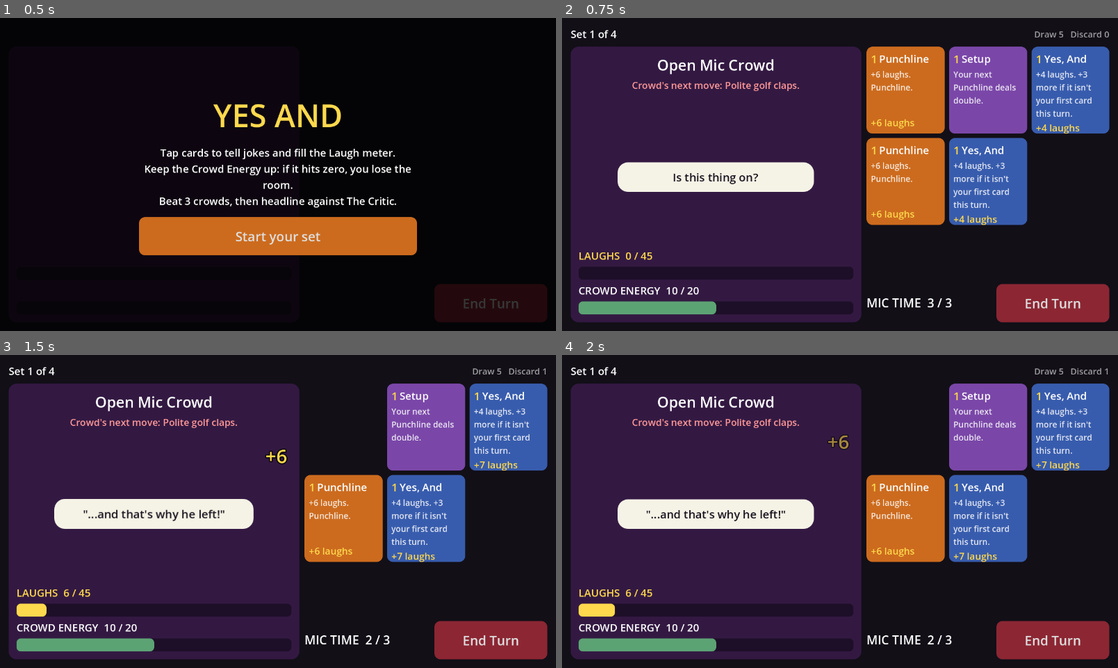
Above: before the commit, frames 1-4 (two rows, left to right).
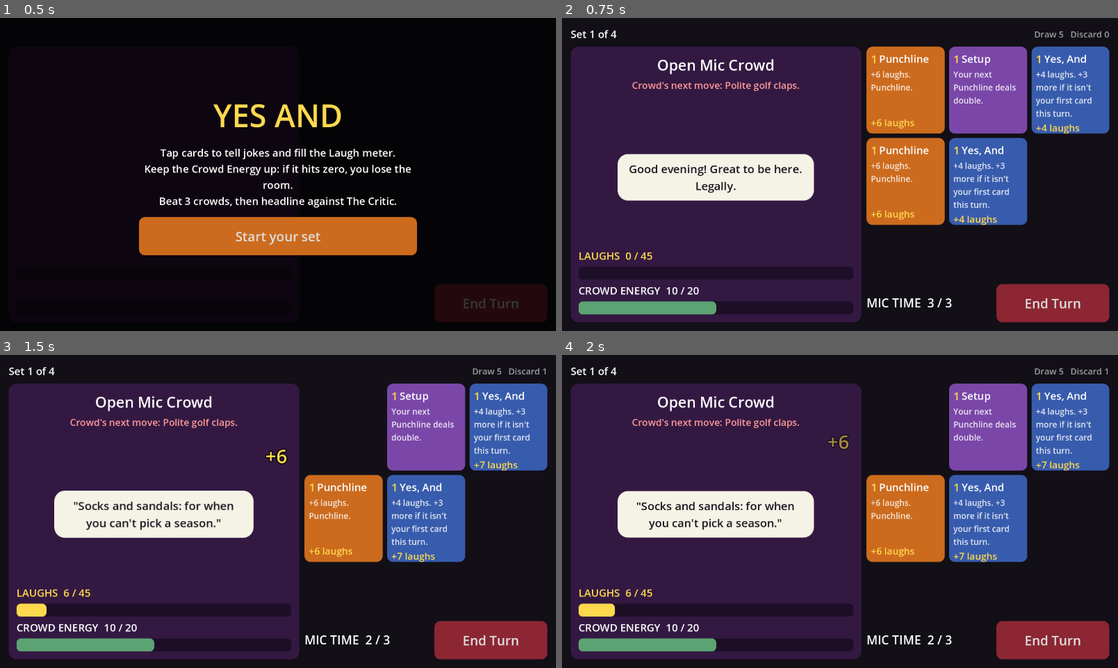
Above: after the commit, the same moments.

Repository: humble-house-studios/killin-in-comedy
Game: Godot game, scene res://scenes/main.tscn
Same seed, same stepped clock (60 frames per second), same inputs: the game is played once before the commit and once after it.
Inputs (mouse positions are in pixels of both pictures, inside the frame that each line leads up to):
- Up to frame 1 (0.5 s): no input
- Up to frame 2 (0.75 s): click "Start your set" at 0.5 s
- Up to frame 3 (1.5 s): click (344, 426) at 1.27 s
- Up to frame 4 (2 s): no input

Frame 1 is identical in both runs. In frame 2, 2.7% of the frame differs, in the area x 10-46%, y 43-59%; in frame 3, 3.0%, in the area x 9-46%, y 43-59%; in frame 4, 2.9%.

Commit message:
Joke book: 45 two-part jokes, 36 one-liners, crowd work per audience
data/jokes.gd holds ~190 lines; engine/patter.gd picks them without
repeats across the run. Setup cards start a joke the next Punchline
finishes, Callback names a topic joked about earlier in the set, and Crowd
Work has lines written for each audience. Tested in test_patter.gd.

Co-Authored-By: Claude Opus 5.5 <noreply@anthropic.com>
Claude-Session: https://claude.ai/code/session_01H22Nct3UunEBMaZrayW5Lb

Diff:
--- /dev/null
+++ b/data/jokes.gd
@@ -0,0 +1,260 @@
+class_name Jokes
+## Everything the comedian can say. Patter (res://engine/patter.gd) picks from
+## these without repeats. Add lines freely; keep them short enough for a bubble.
+
+## Two-part jokes: a Setup card says `setup`, the next Punchline says `punch`.
+## `topic` is what a later Callback can bring back.
+const JOKES := [
+	{topic = "my landlord", setup = "My landlord said he'd fix the heat by Friday.", punch = "He didn't say which Friday. Or which century."},
+	{topic = "the gym", setup = "I joined a gym to meet new people.", punch = "Now I avoid eye contact with forty strangers at once."},
+	{topic = "my phone", setup = "My phone counts how many steps I take.", punch = "Yesterday it sent one notification: 'buddy...'"},
+	{topic = "my grandma", setup = "My grandma just learned to text.", punch = "Every message ends 'Love, Grandma,' like a letter from the war."},
+	{topic = "the dentist", setup = "My dentist asks questions with both hands in my mouth.", punch = "Then she's annoyed when I say 'aaargh.' That IS my answer, Linda!"},
+	{topic = "my cat", setup = "My cat knocks things off the table on purpose.", punch = "She's not a pet. She's a tiny physics teacher."},
+	{topic = "self checkout", setup = "Self checkout keeps saying 'unexpected item in bagging area.'", punch = "Same, machine. That's me at every party."},
+	{topic = "dating apps", setup = "My date said I look different in person.", punch = "I said, 'Yes. Three-dimensional.'"},
+	{topic = "my GPS", setup = "My GPS has a calm British voice.", punch = "So when I miss the exit, it sounds disappointed in me personally."},
+	{topic = "the weather app", setup = "The weather app said zero percent chance of rain.", punch = "So it rained anyway. Just to prove a point."},
+	{topic = "my roommate", setup = "My roommate labels all his food.", punch = "I found a sticky note on an egg that said 'I counted.'"},
+	{topic = "flat-pack furniture", setup = "I built flat-pack furniture all by myself.", punch = "Three screws left over, and the chair only works emotionally."},
+	{topic = "my dad", setup = "My dad thinks every noise in the car is 'the transmission.'", punch = "It was the radio, Dad. That was a love song."},
+	{topic = "coffee", setup = "I drink five coffees a day.", punch = "I'm not awake. I'm just vibrating at the right frequency."},
+	{topic = "the family group chat", setup = "My family group chat has 200 unread messages.", punch = "All of them are my uncle replying 'ok' to things from 2019."},
+	{topic = "airport security", setup = "Airport security asked if I packed my own bag.", punch = "Sir, look at it. Nobody would HELP me do this."},
+	{topic = "my houseplant", setup = "I bought a plant to prove I'm responsible.", punch = "It died. Now I have a tiny brown reminder that I'm not."},
+	{topic = "my boss", setup = "My boss says 'we're a family here.'", punch = "Which explains why nobody talks at dinner and someone's crying."},
+	{topic = "the microwave", setup = "The microwave says two minutes.", punch = "Longest two minutes of my life. I've had shorter relationships."},
+	{topic = "my smart speaker", setup = "I asked my smart speaker to play something relaxing.", punch = "It read out my bank balance. Very slowly."},
+	{topic = "my mom", setup = "My mom only calls to ask how to use her phone.", punch = "Which she does... from her phone."},
+	{topic = "camping", setup = "My friends invited me camping.", punch = "Sleeping on the ground on purpose? We invented beds, Kevin!"},
+	{topic = "online reviews", setup = "I read every review before I buy anything.", punch = "Four hours to choose a spatula. It's fine. It's a spatula."},
+	{topic = "the bank", setup = "My bank flagged suspicious activity on my card.", punch = "Someone bought a salad. They knew it wasn't me."},
+	{topic = "my old car", setup = "My car is so old...", punch = "The check engine light is just a candle."},
+	{topic = "babies", setup = "My friend had a baby and now only talks about sleep.", punch = "She describes four hours of sleep like a beach vacation."},
+	{topic = "passwords", setup = "Every website wants a stronger password.", punch = "Capital letter, number, symbol, and a drop of blood."},
+	{topic = "brunch", setup = "Brunch is just breakfast that slept in.", punch = "And charges you nineteen dollars for the privilege."},
+	{topic = "flying", setup = "If I had a superpower, I'd pick flying.", punch = "Not to fight crime. Just to skip traffic. Crime can wait."},
+	{topic = "the bus driver", setup = "The bus driver waited for me today.", punch = "Then closed the door as I got there. Eye contact. The whole time."},
+	{topic = "the Wi-Fi", setup = "My neighbor named his Wi-Fi 'Stop Stealing My Wi-Fi.'", punch = "So I named mine 'No.'"},
+	{topic = "my therapist", setup = "My therapist says I use humor to deflect.", punch = "Which is funny, because... look, a bird!"},
+	{topic = "sushi", setup = "On a first date I tried to eat sushi with chopsticks.", punch = "One piece went flying. She caught it. We're engaged now."},
+	{topic = "my smartwatch", setup = "My smartwatch told me to stand up.", punch = "I said 'you're not my real mom' and sat back down."},
+	{topic = "Mondays", setup = "Mondays are hard.", punch = "Even my alarm clock sounds like it's apologizing."},
+	{topic = "the magician", setup = "I dated a magician once.", punch = "Halfway through dinner, she disappeared. Great trick. I got the bill."},
+	{topic = "pigeons", setup = "Pigeons walk like they've got somewhere to be.", punch = "Where, Gary? You live at the bus stop."},
+	{topic = "my high school reunion", setup = "My high school reunion is next month.", punch = "I've been working out. Mostly my excuses."},
+	{topic = "late fees", setup = "The library charges late fees.", punch = "So my copy of 'How to Save Money' cost me forty bucks."},
+	{topic = "karaoke", setup = "I sang karaoke last night and they asked for an encore.", punch = "Of the silence before I started."},
+	{topic = "salt", setup = "My doctor told me to cut back on salt.", punch = "So now I just cry on my fries. Same thing."},
+	{topic = "the warranty call", setup = "I got a call about my car's extended warranty.", punch = "I don't have a car. I was just flattered someone cared."},
+	{topic = "astronauts", setup = "Astronauts train for years to live in a tiny space with no privacy.", punch = "I call that my first apartment."},
+	{topic = "my neighbor's dog", setup = "My neighbor's dog barks at every leaf.", punch = "Honestly? Same energy I bring to my inbox."},
+	{topic = "the gender reveal", setup = "I went to a gender reveal party.", punch = "The cake was blue. The fire department was also blue."},
+]
+
+## Stand-alone jokes for a Punchline played with no Setup waiting.
+const ONE_LINERS := [
+	{topic = "my alarm", line = "I hit snooze so often my alarm filed a complaint."},
+	{topic = "vegetables", line = "I eat my vegetables. Mostly in pizza form."},
+	{topic = "my bank account", line = "My bank account is a ghost story. Everyone's afraid to look."},
+	{topic = "yoga", line = "I do yoga. Mostly the lying-down part."},
+	{topic = "laundry", line = "My laundry has two settings: clean pile and chair."},
+	{topic = "my memory", line = "I never forget a face. Names, birthdays, why I walked in here..."},
+	{topic = "lost socks", line = "Somewhere there's a planet of lost socks, and it's thriving."},
+	{topic = "my cooking", line = "I cook like a pro. The smoke alarm cheers me on every time."},
+	{topic = "my sleep schedule", line = "My sleep schedule isn't a schedule. It's a rumor."},
+	{topic = "the shower spider", line = "There's a spider in my shower. We've agreed to split the rent."},
+	{topic = "taxes", line = "I did my own taxes. Now I owe money to people I've never met."},
+	{topic = "naps", line = "Naps are just a free trial of being rich."},
+	{topic = "my keys", line = "I lose my keys so often they've got frequent flyer miles."},
+	{topic = "the ocean", line = "The ocean is just a big soup nobody ordered."},
+	{topic = "geese", line = "Geese aren't birds. They're tiny angry landlords with wings."},
+	{topic = "flip phones", line = "Remember flip phones? Hanging up used to feel SO good."},
+	{topic = "penguins", line = "Penguins wear tuxedos every day and still can't get a table."},
+	{topic = "elevator small talk", line = "Elevator small talk is two people agreeing that weather exists."},
+	{topic = "toddlers", line = "Toddlers are tiny drunk bosses with no HR department."},
+	{topic = "my printer", line = "My printer only works when it senses fear."},
+	{topic = "squirrels", line = "Squirrels have the confidence of a guy who owns a boat."},
+	{topic = "'K'", line = "'K' is the scariest letter in the alphabet."},
+	{topic = "my hairline", line = "My hairline is moving out. It didn't even leave a note."},
+	{topic = "board games", line = "Board games are how families find out who'd sell them out."},
+	{topic = "socks and sandals", line = "Socks and sandals: for when you can't pick a season."},
+	{topic = "ghosts", line = "If ghosts are real, why don't they ever help with the dishes?"},
+	{topic = "scented candles", line = "I bought a candle called 'Clean Laundry.' Easier than doing it."},
+	{topic = "online shopping", line = "I add things to my cart just to feel something."},
+	{topic = "my horoscope", line = "My horoscope said 'avoid risks.' So I didn't read the rest."},
+	{topic = "self-help books", line = "I bought a self-help book. Now I need help returning it."},
+	{topic = "bagels", line = "A bagel is a donut that went to law school."},
+	{topic = "the moon", line = "The moon follows me home every night. Romantic? Or a lawsuit?"},
+	{topic = "sneezing", line = "A sneeze is your body yelling 'surprise!' at the worst time."},
+	{topic = "hiccups", line = "Hiccups are just your body buffering."},
+	{topic = "my fridge", line = "I open the fridge every ten minutes like the menu changed."},
+	{topic = "parallel parking", line = "Parallel parking is a twelve-point turn with an audience."},
+]
+
+## Tag card: an add-on to whatever was just said.
+const TAGS := [
+	"...and that was the GOOD news.",
+	"...also, he was a horse.",
+	"...anyway, I'm not allowed back in Ohio.",
+	"...and that's why I can't go to the zoo anymore.",
+	"...true story. Mostly.",
+	"...and my mom still brings it up.",
+	"...the cat was fine. I wasn't.",
+	"...anyway, that was my Tuesday.",
+	"...and the judge laughed too, so.",
+	"...look it up. Actually, don't.",
+]
+
+## Big Finish / Mic Drop when there's no Setup waiting.
+const CLOSERS := [
+	"Thank you, you've been a beautiful crowd!",
+	"And THAT'S my time! Tip your bartenders!",
+	"Goodnight, and remember: never trust a goose!",
+	"I'll be here all week. Mostly because the door's stuck.",
+	"You've been great. I've been... present!",
+	"That's the show! Tell your friends! Tell your enemies!",
+	"I love you all. Except the guy who checked his phone.",
+	"Drive safe! Unless you're a goose. Then walk.",
+]
+
+## Callback: {topic} is something joked about earlier this set.
+const CALLBACKS := [
+	"Remember {topic}? I'm still not over it.",
+	"Speaking of {topic}... we're not done with that.",
+	"Which brings us right back to {topic}!",
+	"Told you {topic} would come back.",
+	"And who was behind it all? {topic}!",
+	"{Topic}, folks. It's always {topic}.",
+	"You know who'd love this? {Topic}.",
+	"This is just like {topic}, but worse.",
+]
+
+## Crowd Work and Read the Room: lines for each audience id, plus any-crowd lines.
+const CROWD_WORK := {
+	"open_mic": [
+		"Who here's also a comedian? ...That's everyone. Great.",
+		"Sir, are you here for the show or the free Wi-Fi?",
+		"Anyone on a first date? Blink twice if you need help.",
+		"Is that a notebook? Steal the bad ones, please.",
+		"Love the energy, all twelve of you!",
+	],
+	"bachelorette": [
+		"Who's the bride? ...Stunning. Also terrifying.",
+		"How long have you been celebrating? ...Since Thursday. Got it.",
+		"Is that a veil or a mosquito net?",
+		"Maid of honor! You're doing great. Drink some water.",
+		"Who's ready to make bad decisions? ...Besides me.",
+	],
+	"tech_conference": [
+		"Who here works in tech? ...Who's pretending not to?",
+		"Sir, is that a lanyard or a leash?",
+		"Anyone have a startup? Don't pitch me. I can see you loading.",
+		"Does anyone actually read the terms and conditions? Liars.",
+		"Raise your hand if your job title has 'ninja' in it.",
+	],
+	"the_critic": [
+		"Is that a notepad? Write down 'devastatingly handsome.'",
+		"You're the critic? Love your work. Mostly the mean parts.",
+		"Give me five stars and I'll stop talking about your hat.",
+		"Don't worry, I'll speak slowly for the review.",
+		"Is that a frown, or is that just your face's default setting?",
+	],
+	"any": [
+		"Where are you folks from? ...Wow. I'm so sorry.",
+		"What do you do for a living? ...Does your mom know?",
+		"How's everyone doing tonight? ...Too honest. Way too honest.",
+		"Front row, you okay? You look like you've seen my dating history.",
+	],
+}
+
+## Lines for other cards, by card id.
+const CARD_LINES := {
+	"opener": [
+		"Is this thing on?",
+		"Good evening! Great to be here. Legally.",
+		"Hello! Wow, you all look... seated!",
+		"Hi! I'm told I have five minutes. Let's see who blinks first.",
+		"Okay, okay, settle down. I haven't done anything yet.",
+	],
+	"yes_and": [
+		"Yes! And the dog is running for mayor now.",
+		"Yes! And that's when the lasagna got involved.",
+		"Yes, and I'd do it again, Your Honor.",
+		"Yes! And somehow it gets weirder.",
+		"Yes, and THEN the mime started talking.",
+		"Yes! And my mom was there. Front row.",
+		"Yes, and that's why I'm banned from the bulk store.",
+		"Yes! And the goat had a lawyer.",
+		"Yes, and the whole time I was in a banana costume.",
+		"Yes! And nobody asked how the horse got upstairs.",
+		"Yes, and that was the GOOD part!",
+		"Yes! And then the pilot said 'hold my coffee.'",
+		"Yes, and I still have the receipt.",
+		"Yes! And then everybody clapped. In a drive-through.",
+		"Yes, and that's how I got a black belt. In karaoke.",
+	],
+	"pause_for_effect": [
+		"...",
+		"*stares into the middle distance*",
+		"*sips water very slowly*",
+		"*long pause* ...yeah.",
+	],
+	"hype_man": [
+		"Make some noise!",
+		"Give it up for yourselves!",
+		"Who's having a good time?!",
+		"Let me hear it for the bartender!",
+	],
+	"second_wind": [
+		"*sips water*",
+		"*deep breath*",
+		"Okay. Okay. I'm back.",
+		"*checks notes, nods confidently*",
+	],
+	"scene_partner": [
+		"Give me a suggestion!",
+		"Somebody shout a location!",
+		"I need a job title! ...Dentist? Great.",
+		"Who wants to be in a scene with me?",
+	],
+	"heighten": [
+		"And it gets WORSE.",
+		"But wait, there's more!",
+		"And then it got BIGGER.",
+		"Okay, now picture that, but on fire.",
+	],
+	"riff": [
+		"Okay, wait, wait...",
+		"Hang on, this just occurred to me...",
+		"Is this a bit? This is a bit now.",
+		"Let me riff on that real quick...",
+	],
+	"crowd_favorite": [
+		"You know this one!",
+		"Here's the one you came for!",
+		"Sing along if you know it!",
+	],
+	"act_out": [
+		"*full body impression*",
+		"*does the walk*",
+		"*plays all five characters*",
+		"*impression of a very angry goose*",
+	],
+	"spit_take": [
+		"*sprays water on the front row*",
+		"*chokes on water, keeps going*",
+		"Sorry, front row! Ponchos are extra.",
+	],
+	"read_the_room": [
+		"Tough crowd? No? Great.",
+		"Okay, I see you. I see ALL of you.",
+		"Let's take the temperature in here...",
+		"Some of you laughed, some of you blinked. I'll take it.",
+	],
+	"rule_of_three": [
+		"Three things: one, two... potato.",
+		"Three rules: stay kind, stay hydrated, stay away from geese.",
+		"I like long walks, sunsets, and leaving parties early.",
+	],
+}
--- /dev/null
+++ b/engine/patter.gd
@@ -0,0 +1,83 @@
+class_name Patter
+extends RefCounted
+## Picks what the comedian says for each card, from res://data/jokes.gd, so
+## lines don't repeat until a pool runs out. A Setup starts a two-part joke
+## that the next Punchline finishes; Callback brings back an earlier topic.
+## Lives for a whole run so later sets get fresh material.
+
+const FALLBACK_CALLBACK := "Remember the guy at the bar?"
+
+var _rng := RandomNumberGenerator.new()
+## Pool name -> indices not yet used this cycle.
+var _bags := {}
+## Jokes set up and waiting for a punchline, oldest first.
+var _pending: Array = []
+## Topics joked about this set, for callbacks.
+var _topics: Array[String] = []
+
+
+func _init(rng_seed := 0) -> void:
+	_rng.seed = rng_seed
+
+
+func start_set() -> void:
+	_pending.clear()
+	_topics.clear()
+
+
+func opener() -> String:
+	return _draw("opener", Jokes.CARD_LINES["opener"])
+
+
+func line_for(card: CardData, audience_id := "") -> String:
+	if card.setups > 0:
+		var joke: Dictionary = _draw("jokes", Jokes.JOKES)
+		_pending.append(joke)
+		return joke.setup
+	if card.is_punchline:
+		return _punchline(card)
+	if card.laughs_per_card_this_set > 0:
+		return _callback()
+	if card.reveals_intent and card.id != "read_the_room":
+		var pool: Array = Jokes.CROWD_WORK.get(audience_id, []) + Jokes.CROWD_WORK["any"]
+		return _draw("crowd_" + audience_id, pool)
+	if Jokes.CARD_LINES.has(card.id):
+		return _draw(card.id, Jokes.CARD_LINES[card.id])
+	return card.line
+
+
+func _punchline(card: CardData) -> String:
+	if not _pending.is_empty():
+		var joke: Dictionary = _pending.pop_front()
+		_topics.append(joke.topic)
+		return joke.punch
+	if card.id == "tag":
+		return _draw("tags", Jokes.TAGS)
+	if card.id == "big_finish" or card.id == "mic_drop":
+		return _draw("closers", Jokes.CLOSERS)
+	var one: Dictionary = _draw("one_liners", Jokes.ONE_LINERS)
+	_topics.append(one.topic)
+	return one.line
+
+
+func _callback() -> String:
+	if _topics.is_empty():
+		return FALLBACK_CALLBACK
+	var topic := _topics[_rng.randi_range(0, _topics.size() - 1)]
+	var template: String = _draw("callbacks", Jokes.CALLBACKS)
+	return template.replace("{Topic}", topic[0].to_upper() + topic.substr(1)) \
+		.replace("{topic}", topic)
+
+
+## Next unused item from a pool; reshuffles once every item has been used.
+func _draw(pool_name: String, pool: Array) -> Variant:
+	var bag: Array = _bags.get(pool_name, [])
+	if bag.is_empty():
+		bag = range(pool.size())
+		for i in range(bag.size() - 1, 0, -1):
+			var j := _rng.randi_range(0, i)
+			var tmp = bag[i]
+			bag[i] = bag[j]
+			bag[j] = tmp
+		_bags[pool_name] = bag
+	return pool[bag.pop_back()]
--- a/scenes/main.gd
+++ b/scenes/main.gd
@@ -18,6 +18,7 @@
 const COLOR_GOLD := Color(1.0, 0.85, 0.3)
 
 var _run: Run
+var _patter: Patter
 var _battle: Battle
 
 var _safe_margin: MarginContainer
@@ -234,6 +235,7 @@
 
 func _new_run() -> void:
 	_run = Run.new(randi())
+	_patter = Patter.new(randi())
 	_start_set()
 
 
@@ -241,7 +243,8 @@
 	_close_overlay()
 	_battle = _run.start_set()
 	_slots_turn = -1
-	_say("Is this thing on?", Color(0.96, 0.95, 0.9))
+	_patter.start_set()
+	_say(_patter.opener(), Color(0.96, 0.95, 0.9))
 	_laugh_bar.value = 0
 	_refresh()
 
@@ -257,7 +260,9 @@
 	_battle.play_card(index)
 	var gained := _battle.laughs - before_laughs
 	var energy := _battle.crowd_energy - before_energy
-	_say("\"%s\"" % card.line, Color(0.96, 0.95, 0.9))
+	var line := _patter.line_for(card, _battle.audience.id)
+	# Stage directions (*sips water*) aren't speech, so no quote marks.
+	_say(line if line.begins_with("*") else "\"%s\"" % line, Color(0.96, 0.95, 0.9))
 	if gained > 0:
 		_float_text("+%d" % gained, COLOR_GOLD, gained >= 12)
 	if energy != 0:
--- /dev/null
+++ b/tests/test_patter.gd
@@ -0,0 +1,80 @@
+extends GutTest
+## What the comedian says: enough material, no repeats, and jokes that
+## connect (Setup -> Punchline, Callback -> earlier topic).
+
+
+func _count_lines() -> int:
+	var total := Jokes.JOKES.size() + Jokes.ONE_LINERS.size() + Jokes.TAGS.size() \
+		+ Jokes.CLOSERS.size() + Jokes.CALLBACKS.size()
+	for key in Jokes.CROWD_WORK:
+		total += Jokes.CROWD_WORK[key].size()
+	for key in Jokes.CARD_LINES:
+		total += Jokes.CARD_LINES[key].size()
+	return total
+
+
+func test_at_least_100_jokes_and_lines() -> void:
+	assert_gte(Jokes.JOKES.size() + Jokes.ONE_LINERS.size(), 80)
+	assert_gte(_count_lines(), 150)
+
+
+func test_setup_then_punchline_tells_the_same_joke() -> void:
+	var p := Patter.new(1)
+	var setup := p.line_for(CardLibrary.card("setup"))
+	var punch := p.line_for(CardLibrary.card("punchline"))
+	var matched := false
+	for joke in Jokes.JOKES:
+		if joke.setup == setup:
+			matched = joke.punch == punch
+	assert_true(matched, "%s / %s" % [setup, punch])
+
+
+func test_punchline_alone_is_a_one_liner() -> void:
+	var p := Patter.new(1)
+	var line := p.line_for(CardLibrary.card("punchline"))
+	assert_true(Jokes.ONE_LINERS.any(func(o): return o.line == line), line)
+
+
+func test_no_repeats_until_pool_is_used_up() -> void:
+	var p := Patter.new(5)
+	var seen := {}
+	for i in Jokes.ONE_LINERS.size():
+		seen[p.line_for(CardLibrary.card("punchline"))] = true
+	assert_eq(seen.size(), Jokes.ONE_LINERS.size())
+
+
+func test_callback_brings_back_an_earlier_topic() -> void:
+	var p := Patter.new(2)
+	p.line_for(CardLibrary.card("setup"))
+	p.line_for(CardLibrary.card("punchline"))
+	var topic: String = p._topics[0]
+	var line := p.line_for(CardLibrary.card("callback"))
+	assert_true(line.to_lower().contains(topic.to_lower()), "%s / %s" % [topic, line])
+	assert_false(line.contains("{"), line)
+
+
+func test_callback_with_nothing_to_call_back() -> void:
+	var p := Patter.new(2)
+	assert_eq(p.line_for(CardLibrary.card("callback")), Patter.FALLBACK_CALLBACK)
+
+
+func test_crowd_work_fits_the_crowd() -> void:
+	var p := Patter.new(3)
+	var line := p.line_for(CardLibrary.card("crowd_work"), "bachelorette")
+	var pool: Array = Jokes.CROWD_WORK["bachelorette"] + Jokes.CROWD_WORK["any"]
+	assert_has(pool, line)
+
+
+func test_new_set_forgets_old_setups_and_topics() -> void:
+	var p := Patter.new(4)
+	p.line_for(CardLibrary.card("setup"))
+	p.start_set()
+	assert_eq(p._pending.size(), 0)
+	assert_eq(p._topics.size(), 0)
+
+
+func test_every_card_has_something_to_say() -> void:
+	var p := Patter.new(6)
+	for id in CardLibrary.cards():
+		for audience in CardLibrary.audiences():
+			assert_ne(p.line_for(CardLibrary.card(id), audience), "", id)
